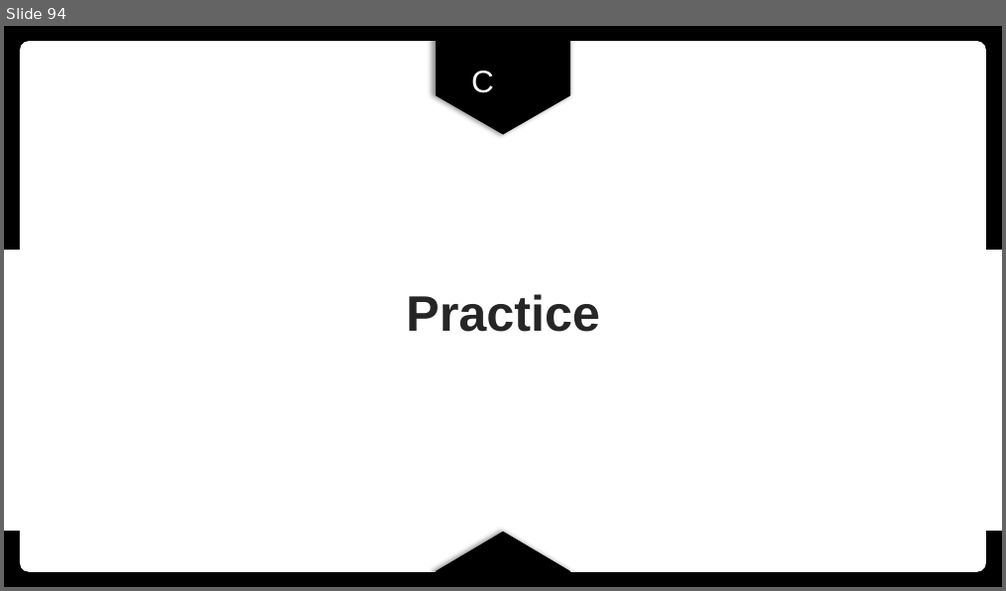
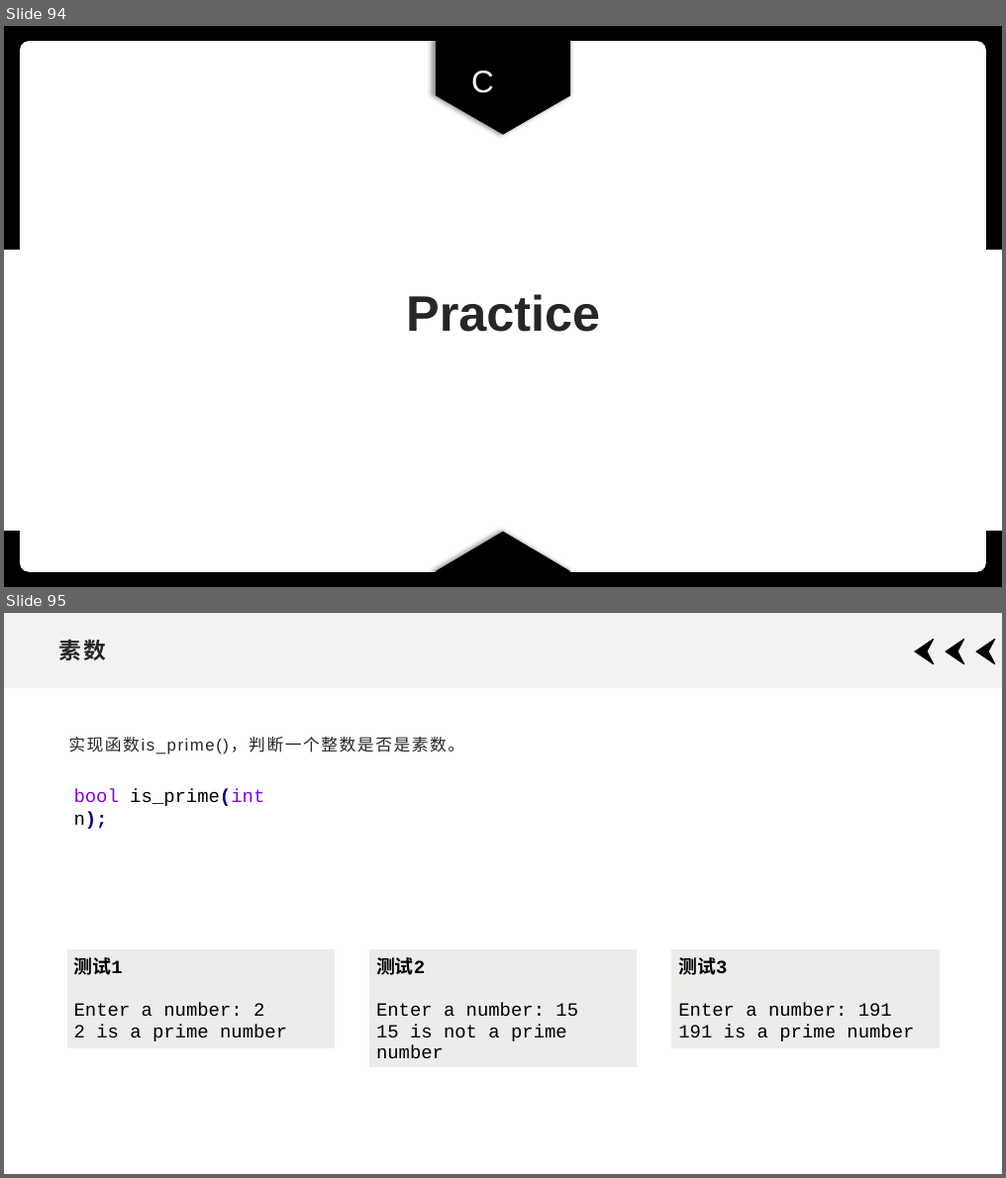
Before and after one commit to xdai02/C, a slide deck: slides/Chapter5.pptx. Shown one above the other, each under a label of ours: slide 94 before the commit, slides 94 and 95 after it. The pictures are 1006x591 and 1006x1178 pixels, drawn with LibreOffice and Linux fonts; fonts in the diff are those of the drawing. Boxes give left, top, right and bottom in pixels: in the first picture for what was removed or moved away, otherwise in the second. Text is boxed around its words. In the diff, an @@ line names an element or a change of style, - is before the commit and + after.

```diff
--- a/slides/Chapter5.pptx
+++ b/slides/Chapter5.pptx
@@ slide 95 added at box(4, 613, 1002, 1174), background #FFFFFF @@
@@ rectangle added at box(4, 613, 1002, 688), fill #F2F2F2 @@
@@ title added at box(58, 639, 105, 661), 21.6 pt, text #262626, bold @@
+素数
@@ freeform shape added at box(916, 639, 935, 664), fill #000000, outline #000000 1 pt @@
@@ freeform shape added at box(946, 639, 965, 664), fill #000000, outline #000000 1 pt @@
@@ freeform shape added at box(977, 639, 996, 664), fill #000000, outline #000000 1 pt @@
@@ text added at box(68, 737, 464, 755), 16 pt, text #262626 @@
+实现函数is_prime()，判断一个整数是否是素数。
@@ text added at box(74, 789, 264, 829), 18 pt, text #000000 @@
+bool is_prime(int n);
@@ table added at box(66, 949, 335, 1050), 1 rows, 1 columns @@
+测试1 / Enter a number: 2 / 2 is a prime number
@@ table added at box(368, 949, 638, 1062), 1 rows, 1 columns @@
+测试2 / Enter a number: 15 / 15 is not a prime number
@@ table added at box(671, 949, 940, 1050), 1 rows, 1 columns @@
+测试3 / Enter a number: 191 / 191 is a prime number
```
Also in this commit, not shown: 4 other slides added, 2 slides removed, 6 other files.
